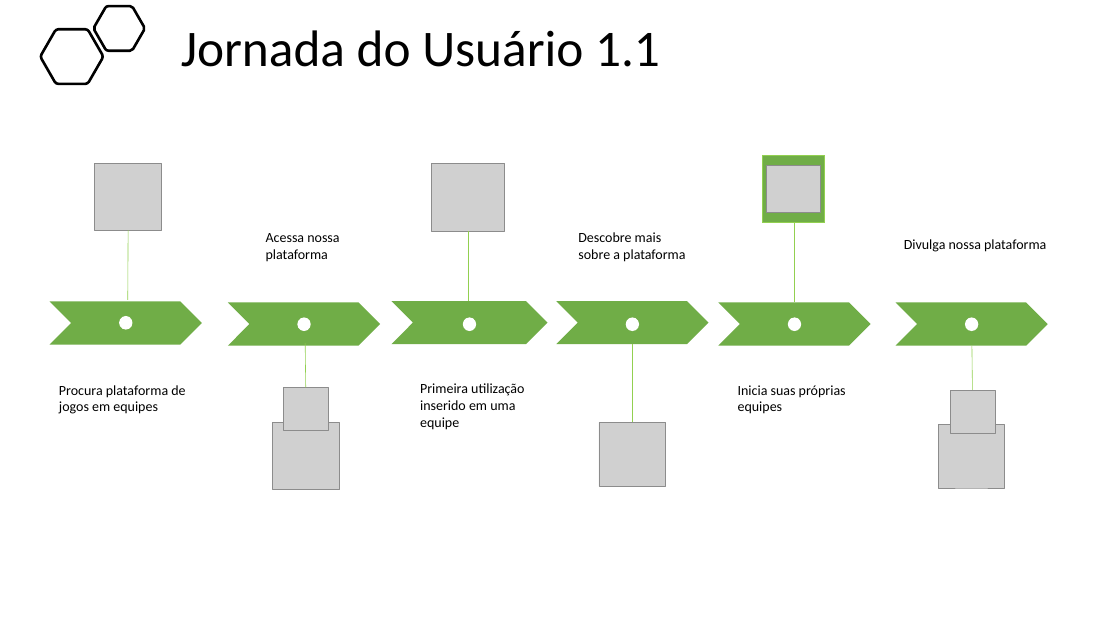
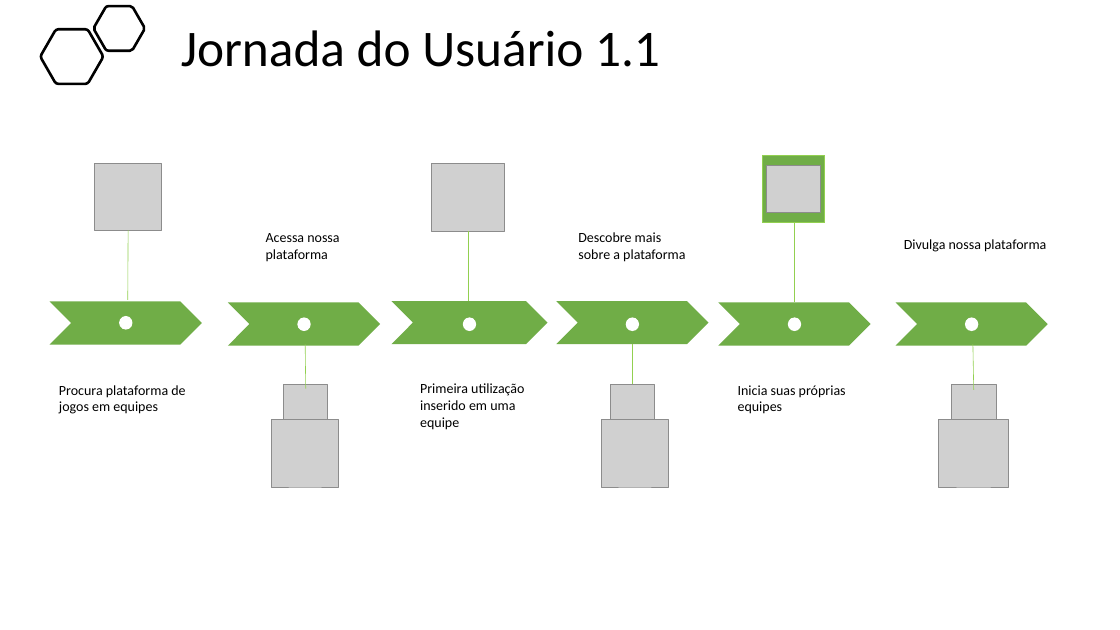
Before and after one commit to BandTec/project-hunter, a slide deck: slide 10 of Documentação/Apresentação - Sprint 1 - 4 sem.pptx. Drawn at 1120x630 pixels with LibreOffice and Linux fonts; fonts in the diff are those of the drawing; grey boxes stand for pictures. Boxes give left, top, right and bottom in pixels: in the first picture for what was removed or moved away, otherwise in the second. Text is boxed around its words. In the diff, an @@ line names an element or a change of style, - is before the commit and + after.

```diff
--- a/Documentação/Apresentação - Sprint 1 - 4 sem.pptx
+++ b/Documentação/Apresentação - Sprint 1 - 4 sem.pptx
@@ line moved from (633, 344) - (633, 423) to (633, 344) - (633, 419) @@
@@ picture added at bbox=[610, 385, 655, 428] @@
@@ picture: place and size @@
-picture at bbox=[950, 391, 995, 434]
+picture at bbox=[952, 385, 996, 428]
@@ picture: place and size @@
-picture at bbox=[272, 423, 339, 490]
+picture at bbox=[271, 419, 339, 487]
@@ picture: place and size @@
-picture at bbox=[599, 423, 666, 486]
+picture at bbox=[602, 419, 669, 487]
@@ picture: place and size @@
-picture at bbox=[939, 425, 1005, 488]
+picture at bbox=[939, 419, 1009, 487]
```
Also in this commit, not shown: 1 other slide changed.
